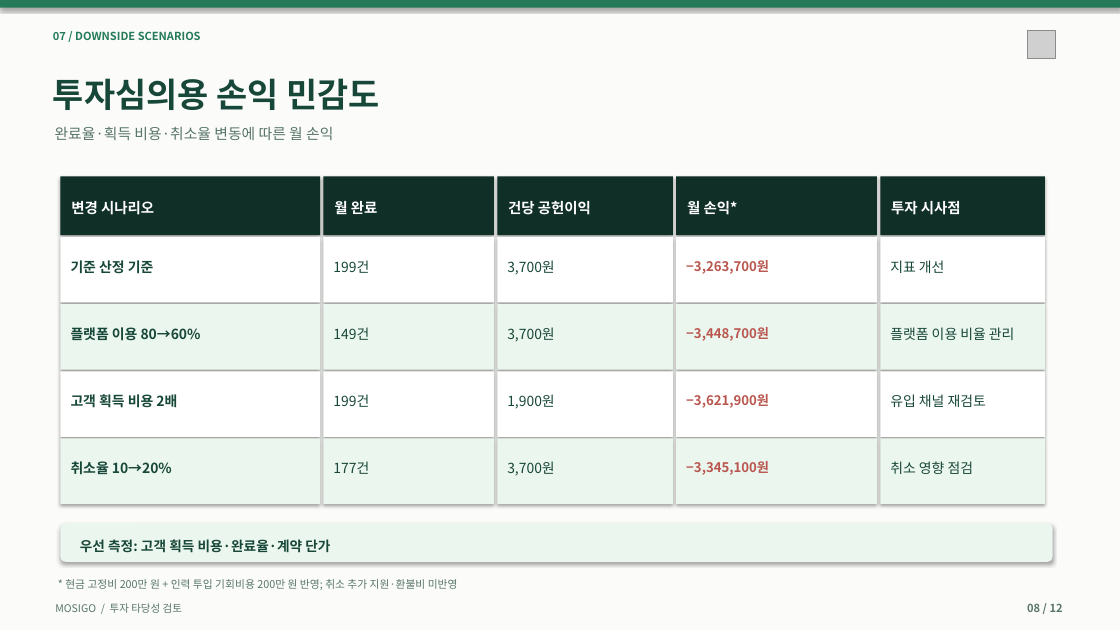
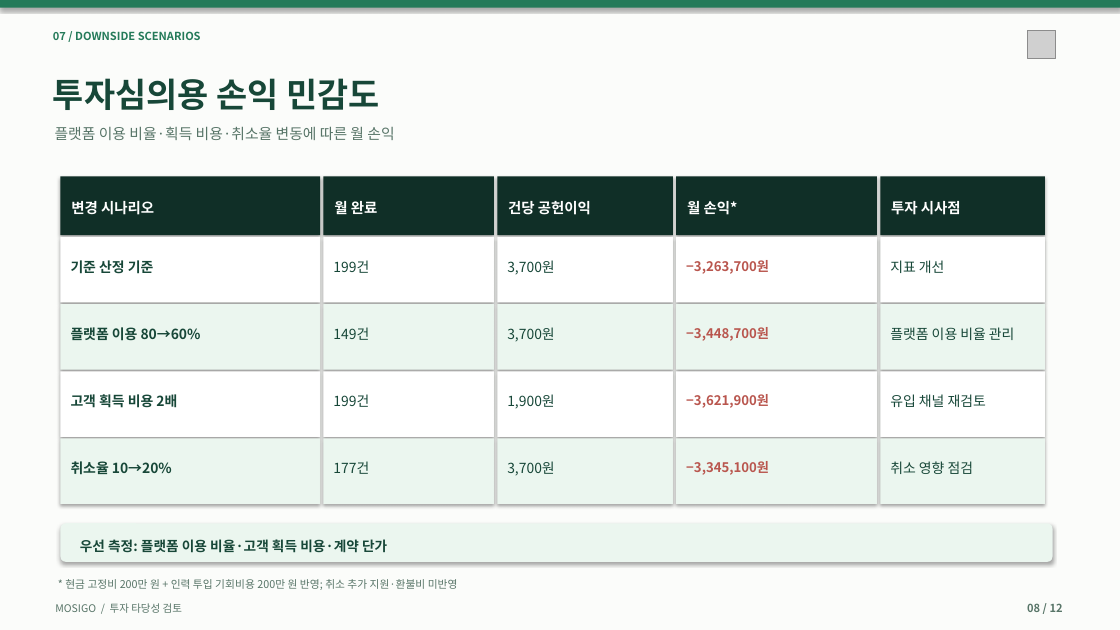
Before and after one commit to dohyunkimmm/mosigo-case-study, a slide deck: slide 8 of downloads/MOSIGO_IR_Investment_Review_12slides.pptx. Drawn at 1120x630 pixels with LibreOffice and Linux fonts; fonts in the diff are those of the drawing; grey boxes stand for pictures. Boxes give left, top, right and bottom in pixels: in the first picture for what was removed or moved away, otherwise in the second. Text is boxed around its words. In the diff, an @@ line names an element or a change of style, - is before the commit and + after.

```diff
--- a/downloads/MOSIGO_IR_Investment_Review_12slides.pptx
+++ b/downloads/MOSIGO_IR_Investment_Review_12slides.pptx
@@ text at [55, 126, 394, 140]: text changed @@
-완료율·획득 비용·취소율 변동에 따른 월 손익
+플랫폼 이용 비율·획득 비용·취소율 변동에 따른 월 손익
@@ text at [80, 539, 387, 553]: text changed @@
-우선 측정: 고객 획득 비용·완료율·계약 단가
+우선 측정: 플랫폼 이용 비율·고객 획득 비용·계약 단가
```
Also in this commit, not shown: 2 other slides changed, 9 other files.
